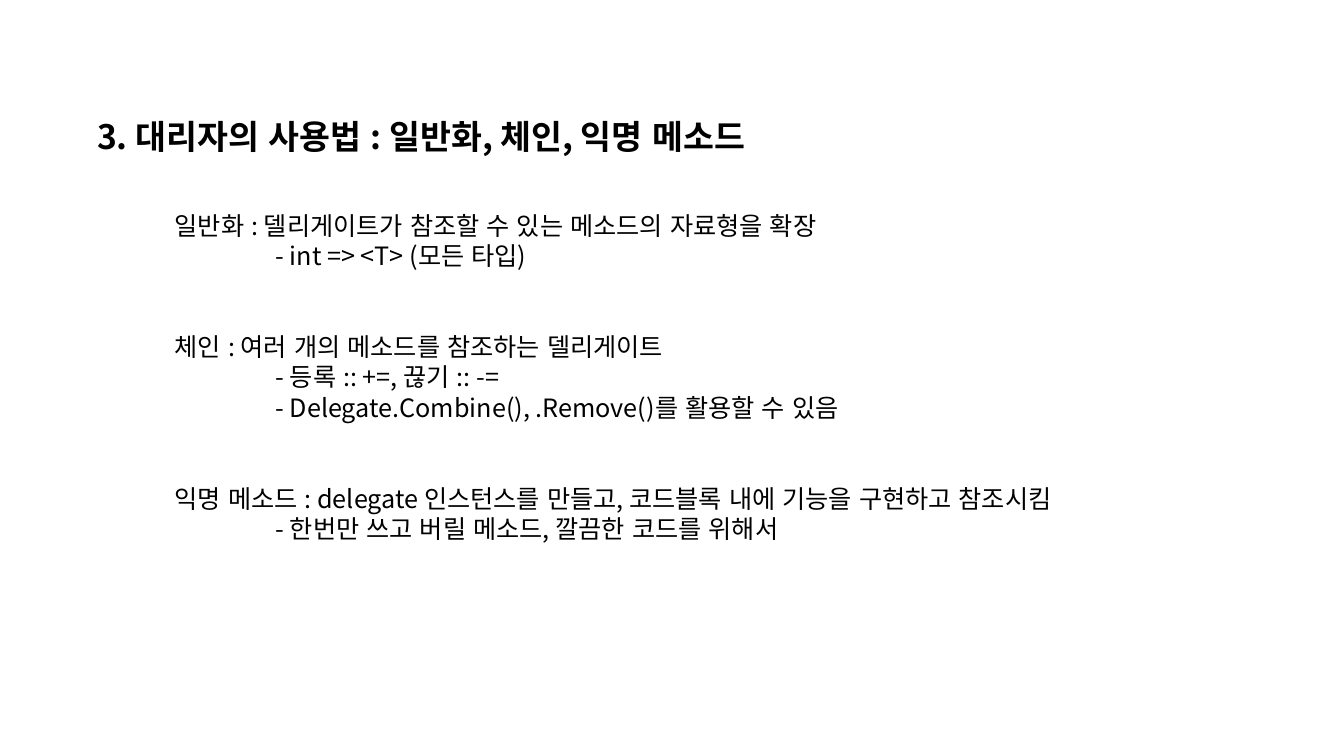
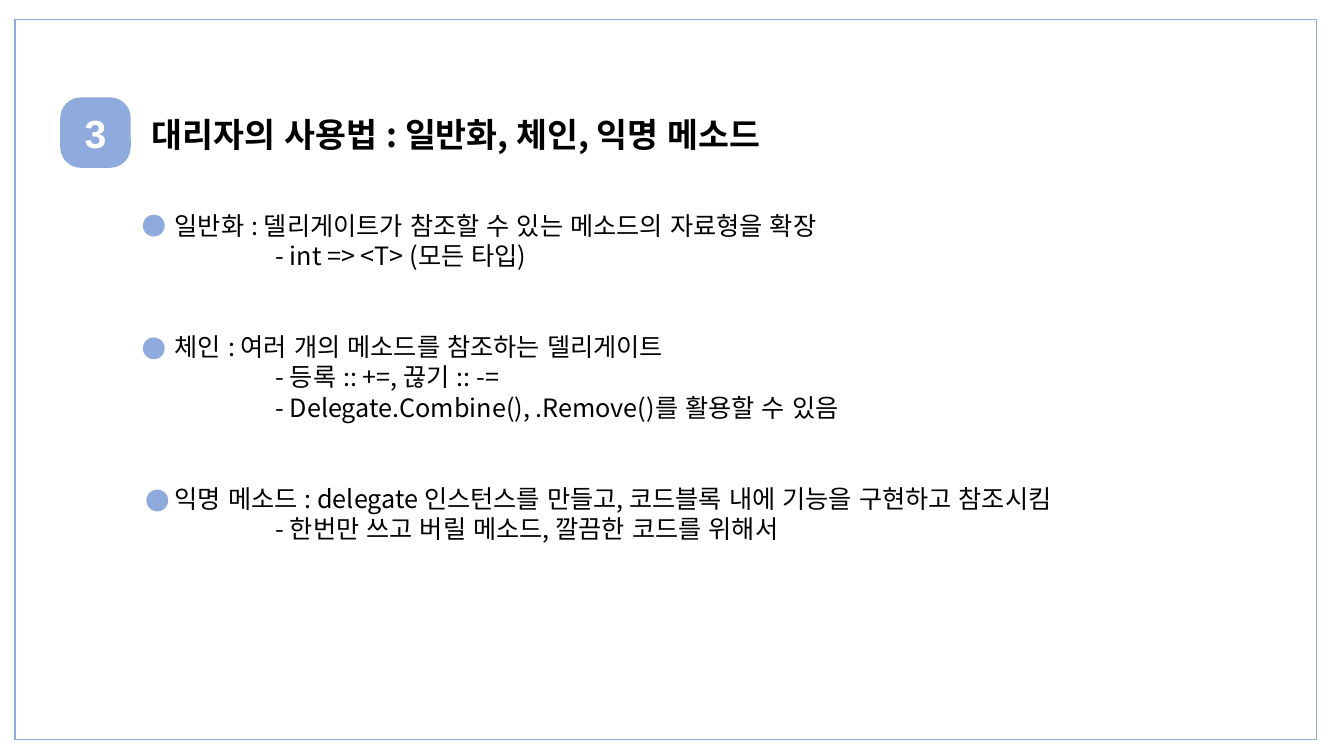
Before and after one commit to WooyongLee/TestApp-CsharpWpf, a slide deck: slide 7 of DelegateExample/DelegateEvent발표준비.pptx. Drawn at 1344x756 pixels with LibreOffice and Linux fonts; fonts in the diff are those of the drawing. Boxes give left, top, right and bottom in pixels: in the first picture for what was removed or moved away, otherwise in the second. Text is boxed around its words. In the diff, an @@ line names an element or a change of style, - is before the commit and + after.

```diff
--- a/DelegateExample/DelegateEvent발표준비.pptx
+++ b/DelegateExample/DelegateEvent발표준비.pptx
@@ rectangle added at bbox=[15, 19, 1317, 740], outline #8FAADC 1 pt @@
@@ rounded rectangle added at bbox=[60, 98, 131, 168], fill #8FAADC, 28 pt, text #FFFFFF, bold @@
+3
@@ text at bbox=[151, 118, 761, 154]: text changed @@
-3. 대리자의 사용법 : 일반화, 체인, 익명 메소드
+대리자의 사용법 : 일반화, 체인, 익명 메소드
@@ ellipse added at bbox=[143, 215, 165, 237], fill #8FAADC @@
@@ ellipse added at bbox=[143, 338, 165, 360], fill #8FAADC @@
@@ ellipse added at bbox=[146, 490, 168, 512], fill #8FAADC @@
```
Also in this commit, not shown: 10 other slides changed.
